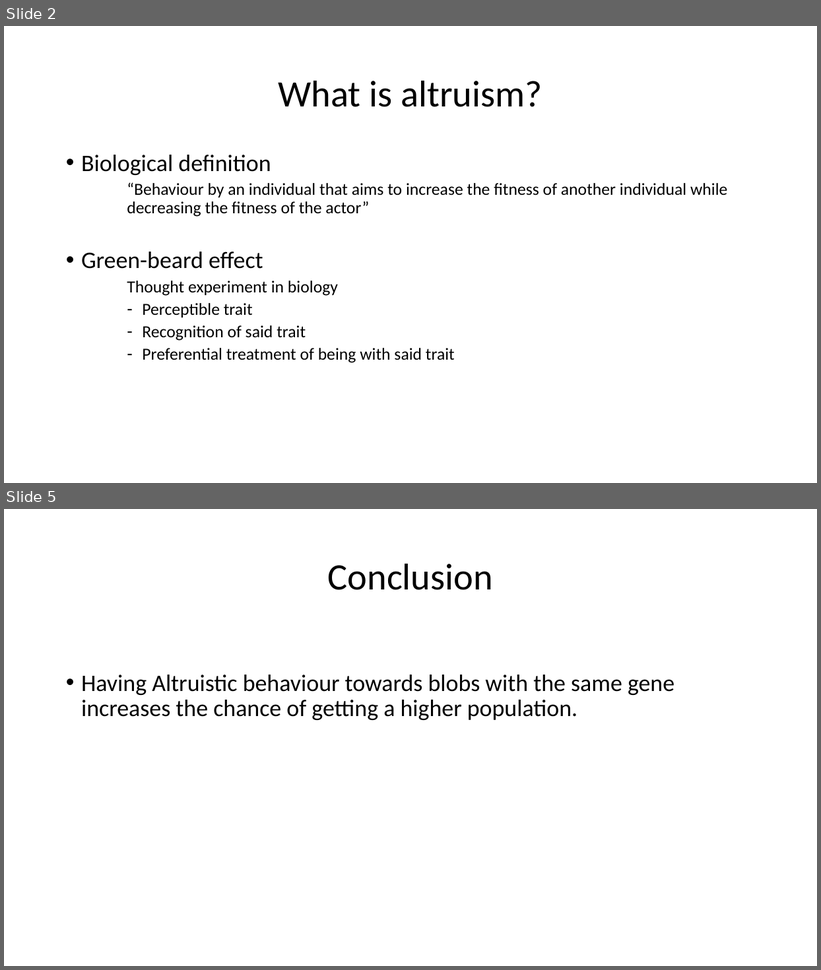
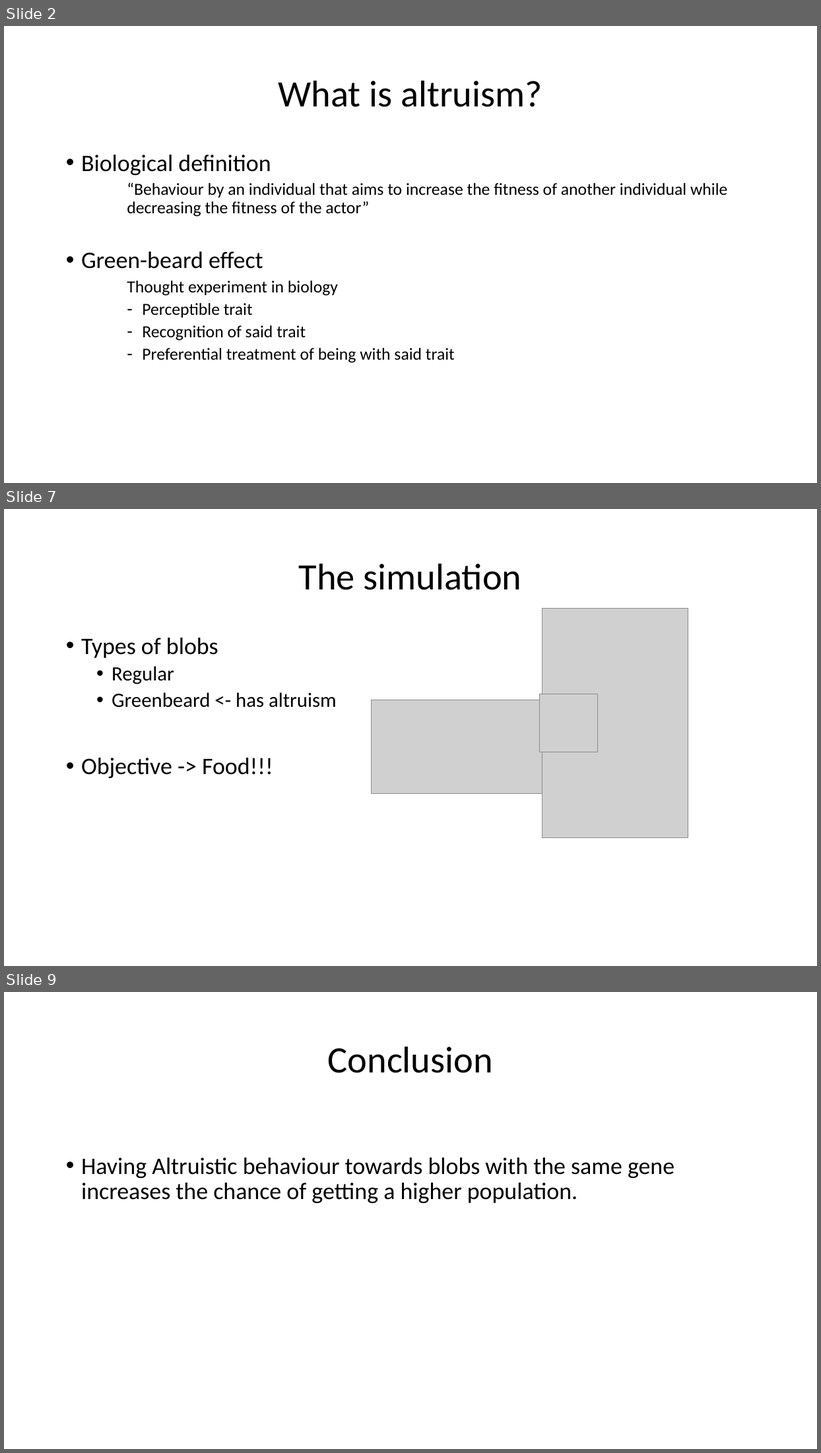
Before and after one commit to LiWeiYeh/Utrecht-University, a slide deck: Research-Methods/Altruism-presentation.pptx. Shown one above the other, each under a label of ours: slides 2 and 5 before the commit, slides 2, 7 and 9 after it; the slides between them are not shown. The pictures are 821x970 and 821x1453 pixels, drawn with LibreOffice and Linux fonts; fonts in the diff are those of the drawing; grey boxes stand for pictures. Boxes give left, top, right and bottom in pixels: in the first picture for what was removed or moved away, otherwise in the second. Text is boxed around its words. In the diff, an @@ line names an element or a change of style, - is before the commit and + after.

```diff
--- a/Research-Methods/Altruism-presentation.pptx
+++ b/Research-Methods/Altruism-presentation.pptx
@@ slide 7 added at bbox=[4, 509, 817, 966], background #FFFFFF @@
@@ title added at bbox=[299, 563, 522, 590], 44 pt, text #000000 @@
+The simulation
@@ picture added at bbox=[543, 609, 688, 838] @@
@@ text added at bbox=[81, 638, 337, 778], 28 pt, text #000000 @@
+• Types of blobs
+  • Regular
+  • Greenbeard <- has altruism
+• Objective -> Food!!!
@@ picture added at bbox=[372, 700, 543, 793] @@
@@ picture added at bbox=[539, 694, 597, 753] @@
@@ what was slide 5 is now slide 9 @@
```
Also in this commit, not shown: 1 slide changed, 4 other slides added, 1 slide removed.
